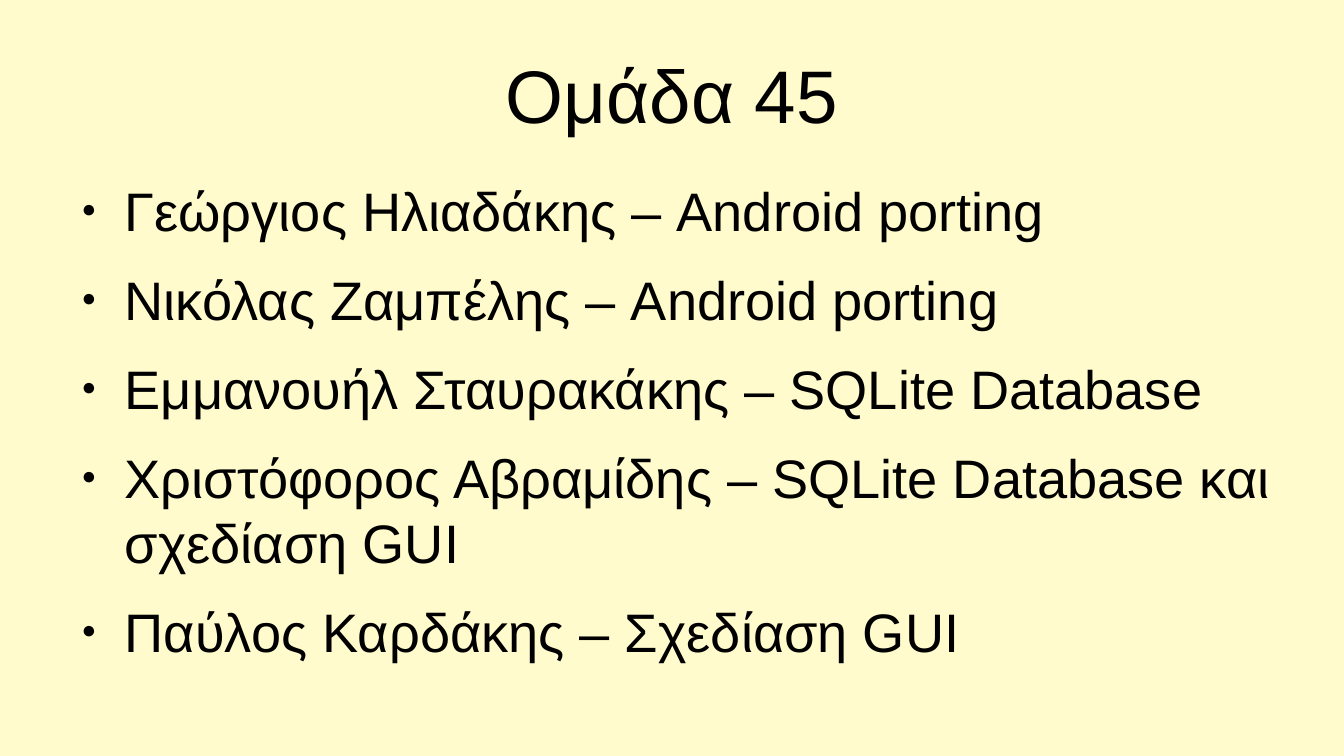
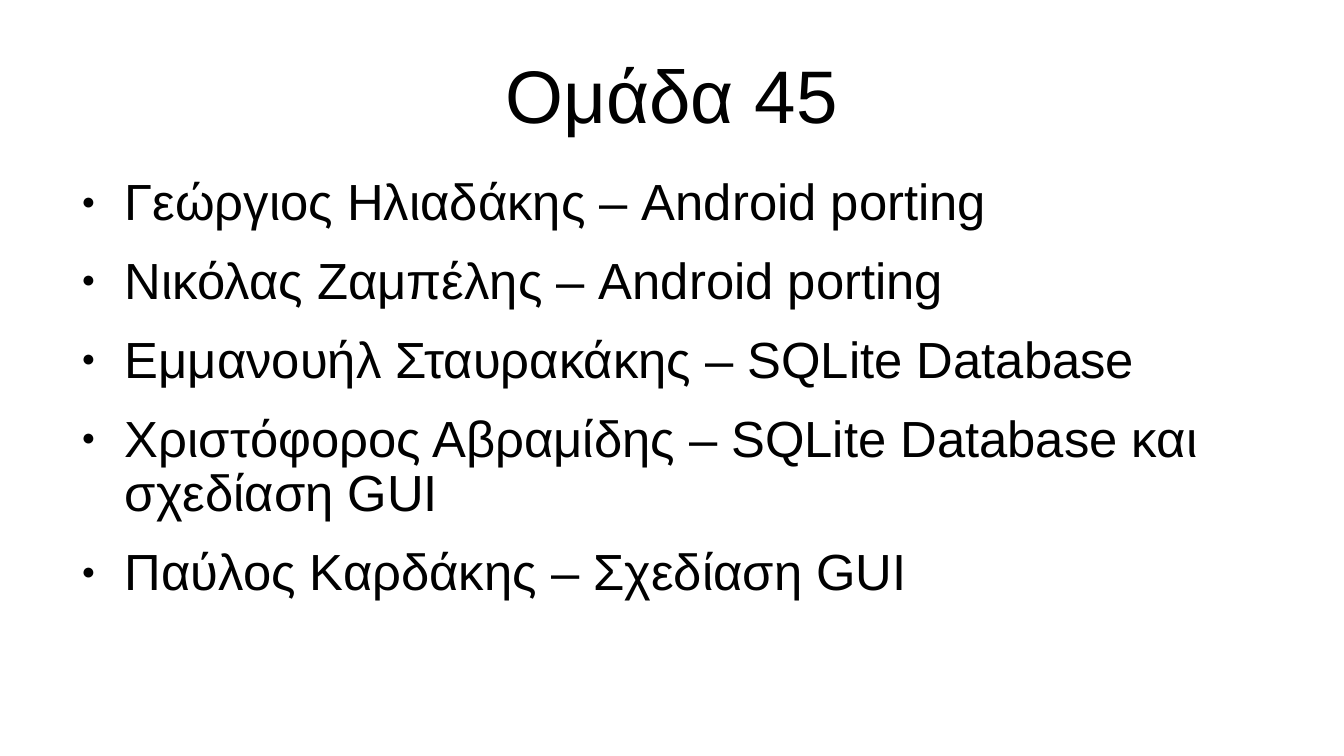
Before and after one commit to SlowGahnoo/pyContacts, a slide deck: slide 2 of presentation45.odp. Drawn at 1344x756 pixels with LibreOffice and Linux fonts; fonts in the diff are those of the drawing. Boxes give left, top, right and bottom in pixels: in the first picture for what was removed or moved away, otherwise in the second. Text is boxed around its words. In the diff, an @@ line names an element or a change of style, - is before the commit and + after.

```diff
--- a/presentation45.odp
+++ b/presentation45.odp
@@ background #FFFBCC to #FFFFFF @@
@@ text "Γεώργιος Ηλιαδάκης – Android porting" at bbox=[125, 181, 1197, 601]: size 32 to 30 pt; indent changed; line spacing 1 to 0.9 @@
```
Also in this commit, not shown: 8 other slides changed, 3 slides added.
